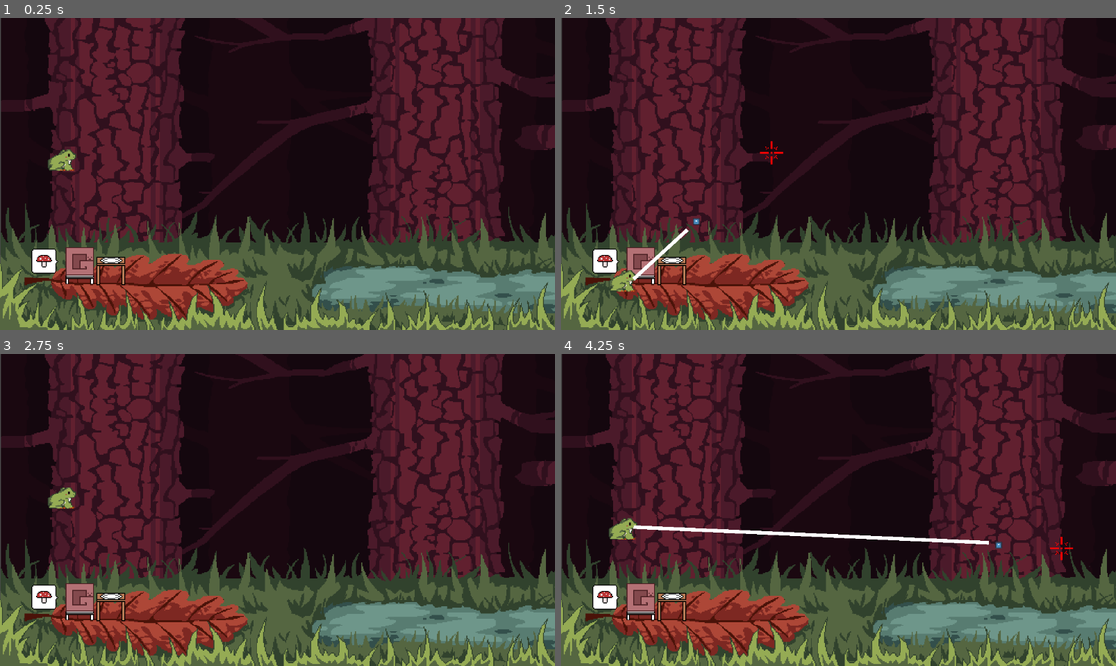
Above: before the commit, frames 1-4 (two rows, left to right).
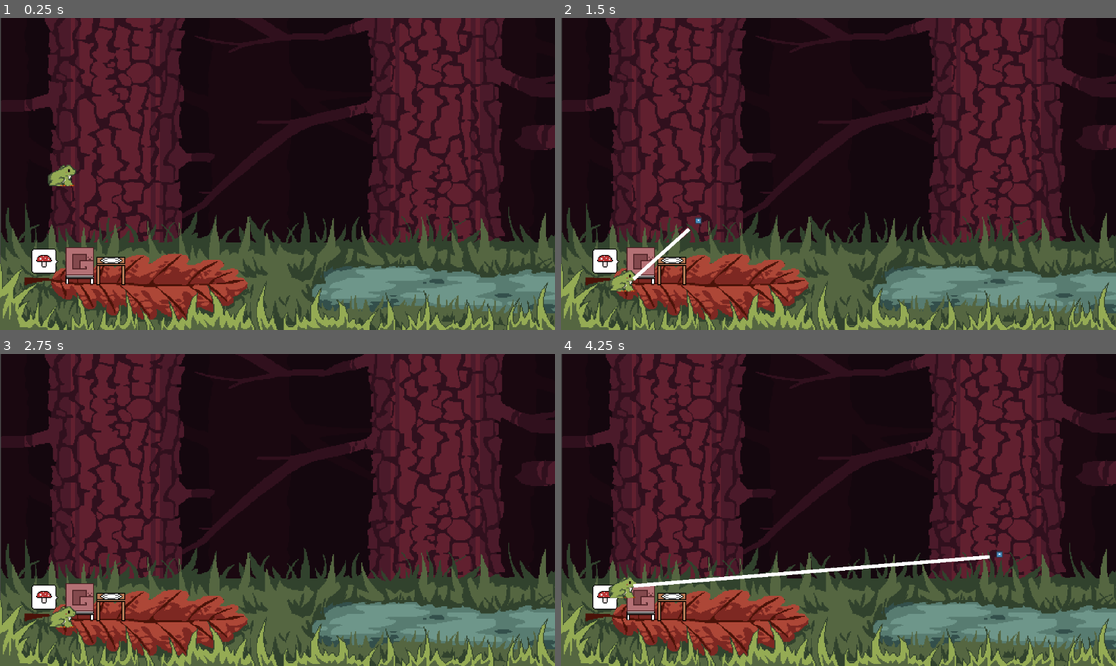
Above: after the commit, the same moments.

Repository: Brainthread/PondsideCafe
Game: Godot game, scene res://Scenes/Stages/café.tscn
Two runs of this game, one before a commit and one after it. Both use one fixed random seed, a clock stepped at 60 frames per second and the inputs below. The engine's default icon, where the game draws it, is replaced by a stand-in: a white triangle on a blue panel in a dark square.
Inputs (mouse positions are in pixels of both pictures, inside the frame that each line leads up to):
- Up to frame 1 (0.25 s): no input
- Up to frame 2 (1.5 s): move the mouse to (960, 158) at 0.52 s; click (960, 158) at 0.6 s; tap Space (jump) at 0.77 s; move the mouse to (727, 189) at 1.27 s; click (727, 189) at 1.35 s
- Up to frame 3 (2.75 s): tap Space (jump) at 1.52 s; move the mouse to (333, 441) at 2.02 s; click (333, 441) at 2.1 s
- Up to frame 4 (4.25 s): move the mouse to (810, 572) at 2.77 s; click (810, 572) at 2.85 s; tap Space (jump) at 3.02, 3.77 s; move the mouse to (1005, 556) at 3.52 s; click (1005, 556) at 3.6 s

The runs differ from the first frame. In frame 1, 0.5% of the frame differs, in the area x 8-14%, y 42-54%; in frame 2, 0.2%; in frame 3, 0.5%; in frame 4, 2.2%, in the area x 8-93%, y 52-79%.

Commit message:
Update Frog

Diff:
--- a/Source/Scenes/Objects/frog.tscn
+++ b/Source/Scenes/Objects/frog.tscn
@@ -1,10 +1,9 @@
-[gd_scene load_steps=12 format=3 uid="uid://kd7uxyh1weri"]
+[gd_scene load_steps=11 format=3 uid="uid://kd7uxyh1weri"]
 
 [ext_resource type="Script" path="res://Scripts/Frog.gd" id="1_kq0gs"]
 [ext_resource type="Texture2D" uid="uid://dibmcl6gn77k" path="res://Sprites/Frog.png" id="2_7kg3w"]
 [ext_resource type="Script" path="res://Scripts/Groundray.gd" id="3_nsrjf"]
 [ext_resource type="Script" path="res://Scenes/Objects/GroundCheckZone.gd" id="4_ejutv"]
-[ext_resource type="Texture2D" uid="uid://d0dj7lkicvx4i" path="res://Sprites/Target.png" id="5_0fih3"]
 [ext_resource type="Texture2D" uid="uid://bbayiev3h0i1h" path="res://icon.svg" id="6_bk3fy"]
 [ext_resource type="Script" path="res://Scripts/LickCheck.gd" id="6_up6nd"]
 
@@ -54,13 +53,6 @@
 width = 4.0
 width_curve = SubResource("Curve_dwvrv")
 
-[node name="TongueTarget" type="Node2D" parent="."]
-
-[node name="Sprite2D" type="Sprite2D" parent="TongueTarget"]
-texture_filter = 1
-texture_repeat = 1
-texture = ExtResource("5_0fih3")
-
 [node name="LickCheck" type="Area2D" parent="."]
 scale = Vector2(0.3, 0.3)
 collision_layer = 14
--- a/Source/Scripts/Frog.gd
+++ b/Source/Scripts/Frog.gd
@@ -14,7 +14,6 @@
 var lick_target_interpolation = 0
 var lick_target
 var tongue_position = Vector2(0,0)
-var tongueTarget
 var tongueLine
 var ground_ray
 var ground_zone
@@ -23,7 +22,6 @@
 func _ready():
 	ground_ray = get_node("Groundray")
 	ground_zone = get_node("Groundcheck")
-	tongueTarget = get_node("TongueTarget")
 	tongueLine = get_node("Line2D")
 	lick_area = get_node("LickCheck")
 	tongue_position = Vector2(0, 0)
@@ -36,7 +34,6 @@
 func _handleLick(delta):
 	if(licked_on):
 		var relative_position = lick_target - position
-		tongueTarget.position = relative_position
 		tongueLine.points[1] = tongue_position
 		lick_target_interpolation += delta*tongue_speed/lick_target_distance
 		if(lick_target_interpolation > 1):
@@ -51,13 +48,12 @@
 		if target_lick_type == 0 && lick_target_interpolation == 1:
 			_reset_lick()
 	else:
-		gravity_scale = 0.3
-	tongueTarget.visible = licked_on
+		gravity_scale = 1
 	tongueLine.visible = licked_on
 	lick_area.visible = licked_on
 
 func _handle_lick_attachment(delta, relative_position):
-	gravity_scale = 0
+	gravity_scale = 0.3
 	linear_velocity = relative_position.normalized() * frog_lick_force
 	if lick_target.distance_to(position) < grapple_termination_threshold:
 		_reset_lick()
@@ -72,6 +68,7 @@
 		return
 	target_lick_type = lick_type
 	lick_target = tongue_position + position
+	lick_target_interpolation = 1
 	if(lick_type == 1):
 		print("Lick Draggable")
 	if(lick_type == 2):
Not shown, added: Source/Sprites/Speech.png.import
